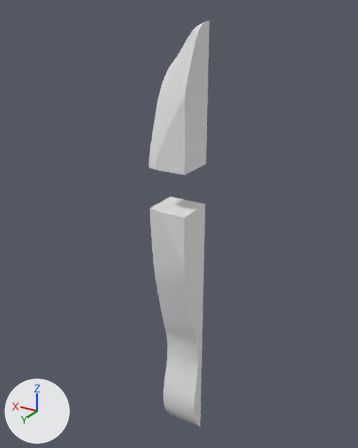
The glTF model assets/terrain/surface_pieces/surf_37_1.glb, before and after one commit.
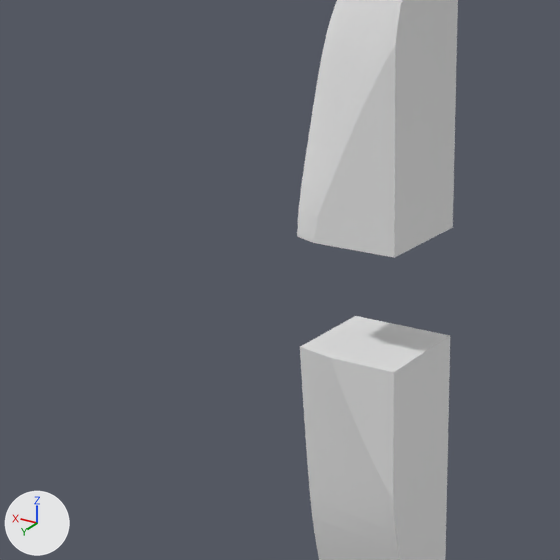
Old and new are each drawn whole from a camera (50 mm lens) standing at (48.8, 149.9, 6.5) and looking at (78.3, 100.7, -18.1) and again close up on the part from 11% to 69% of the width and 18% to 64% of the height. Every picture has the same lights, and +X, +Y and +Z are marked at lower left. The last two pictures show the newer version. Where no turn or scale is listed for an object, it has been applied to the vertices.

The first close-up shows 'layer_2', 'layer_3', 'layer_5', 'layer_6', 'layer_7'.
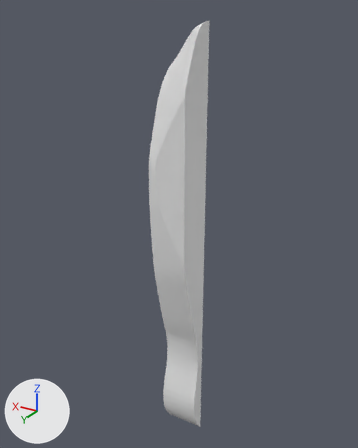
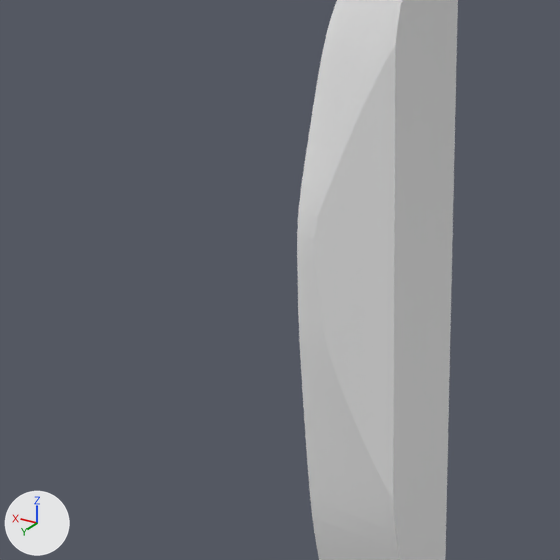
Pixel boxes (x1, y1, x2, y2) of what changed, in the close-ups (560 x 560 px):
'layer_4', added: after (297, 228, 453, 372)

The change, as a diff of the scene's bpy script:
```diff
--- a/assets/terrain/surface_pieces/surf_37_1.glb.py
+++ b/assets/terrain/surface_pieces/surf_37_1.glb.py
@@ me_layer_4 @@
+me_layer_4.from_pydata(...)  # 51 vertices, 98 faces; spans x 75.0..80.0, y 100.0..105.0, z -15.0..-10.0
@@ ob_layer_4 @@
+ob_layer_4 = bpy.data.objects.new('layer_4', me_layer_4)
+ob_layer_4.location = (0.0, 0.0, 0.0)
```
